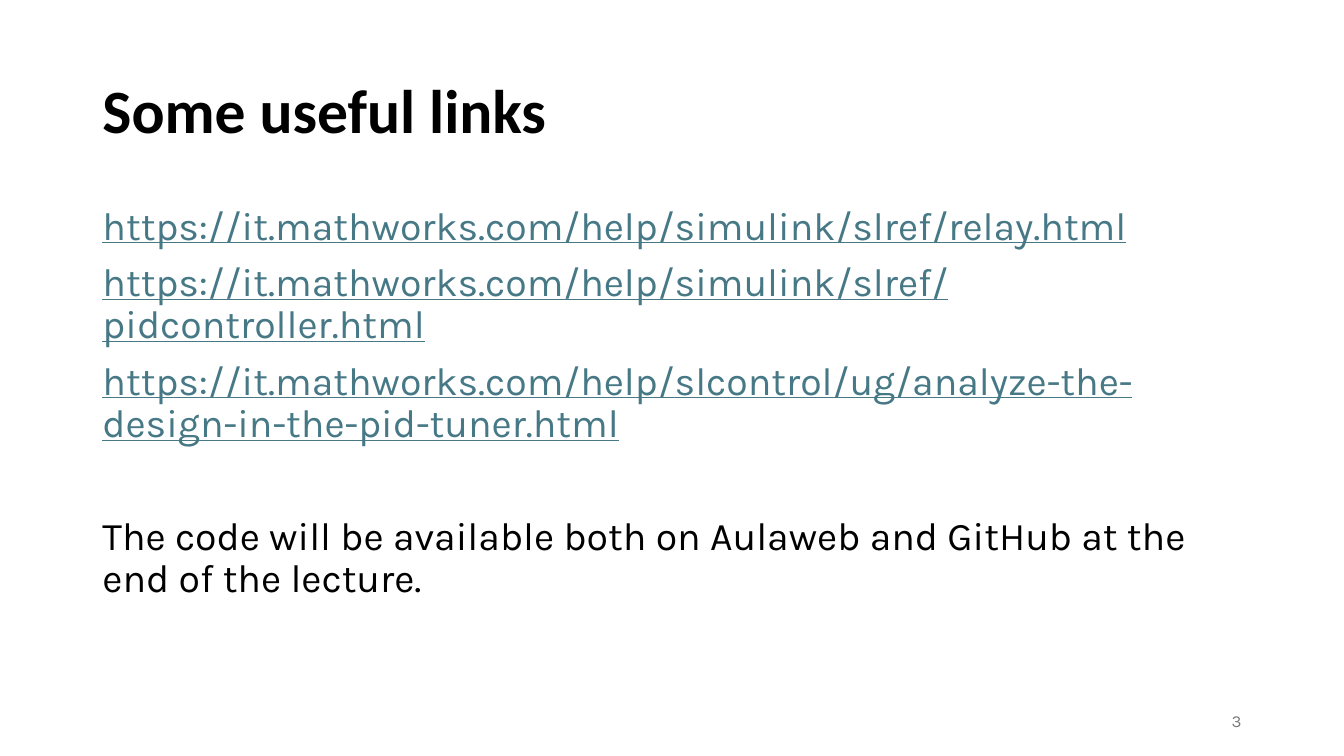
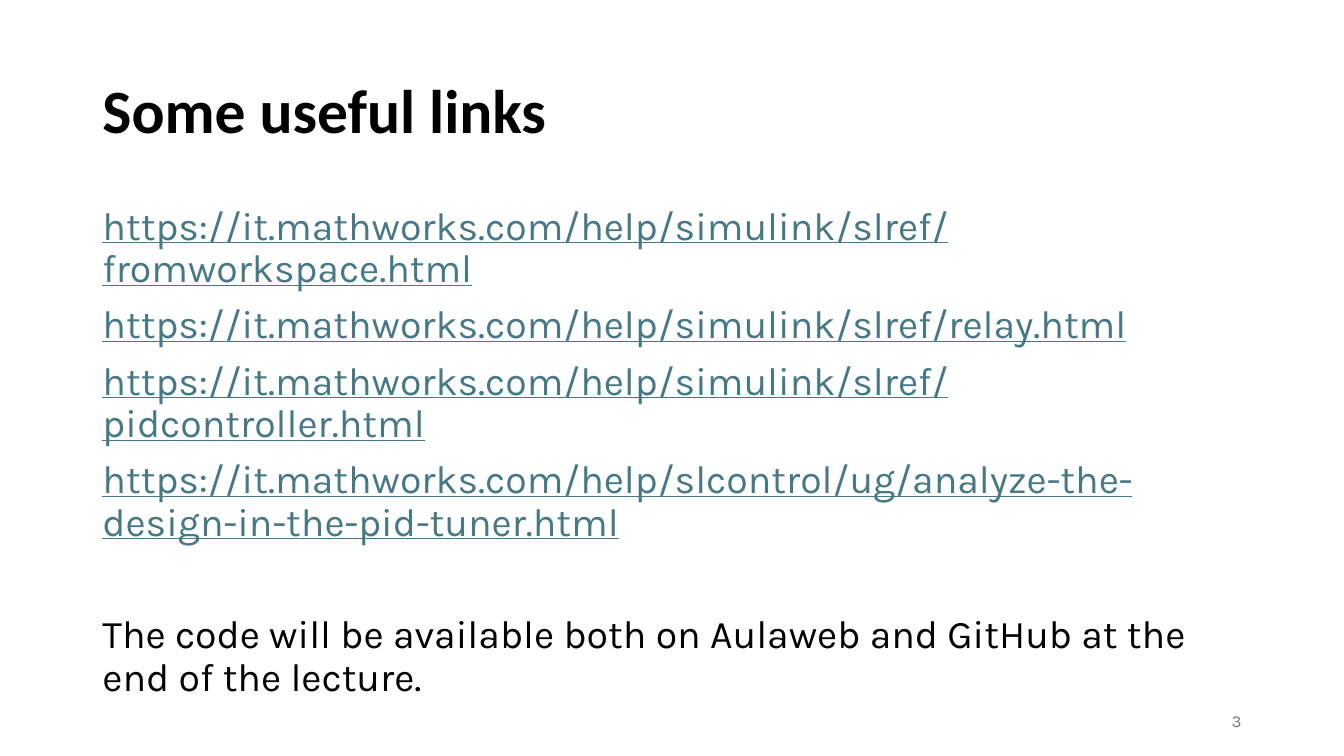
Before and after one commit to AlessandraElisaSindiMorando/IA_CoolingCheeseProblem, a slide deck: slide 3 of Slides_2024_03_05.pptx. Drawn at 1344x756 pixels with LibreOffice and Linux fonts; fonts in the diff are those of the drawing. Boxes give left, top, right and bottom in pixels: in the first picture for what was removed or moved away, otherwise in the second. Text is boxed around its words. In the diff, an @@ line names an element or a change of style, - is before the commit and + after.

```diff
--- a/Slides_2024_03_05.pptx
+++ b/Slides_2024_03_05.pptx
@@ text at (102,211,948,291): paragraph added @@
+https://it.mathworks.com/help/simulink/slref/fromworkspace.html
```
Also in this commit, not shown: 6 other files.
